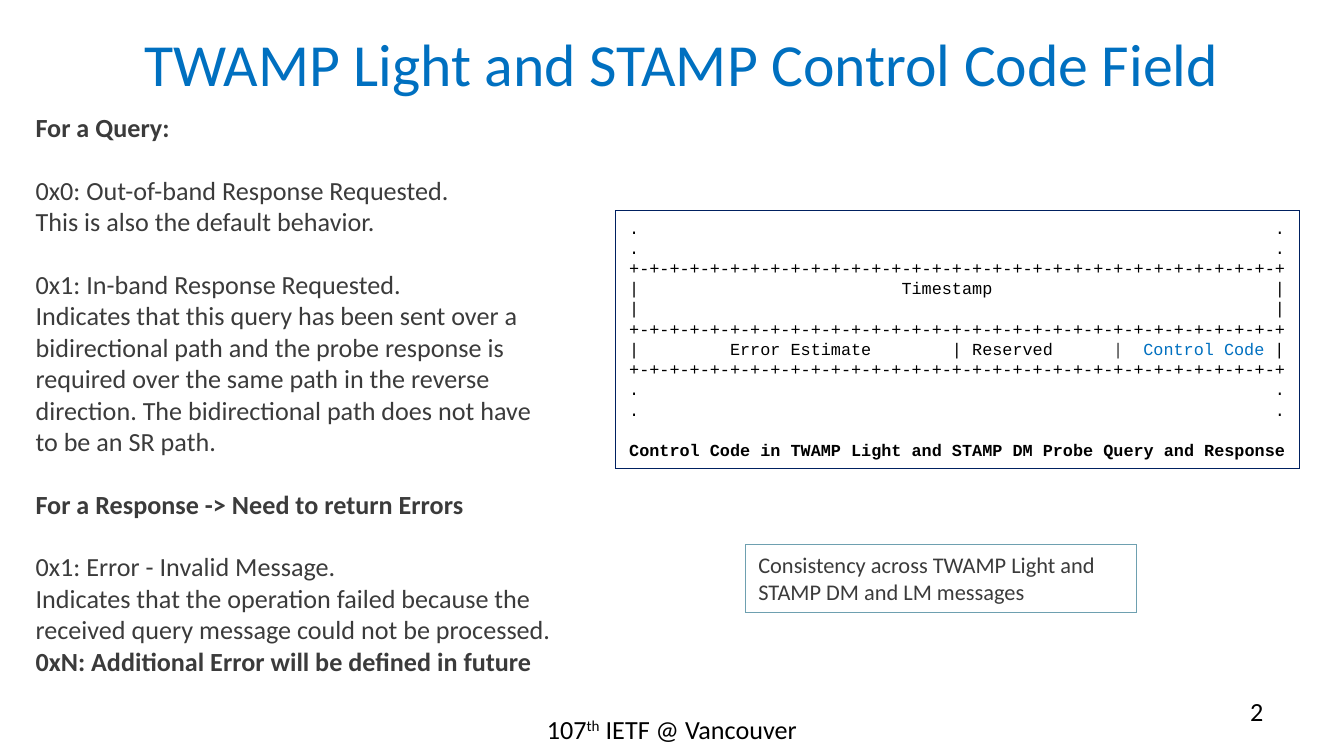
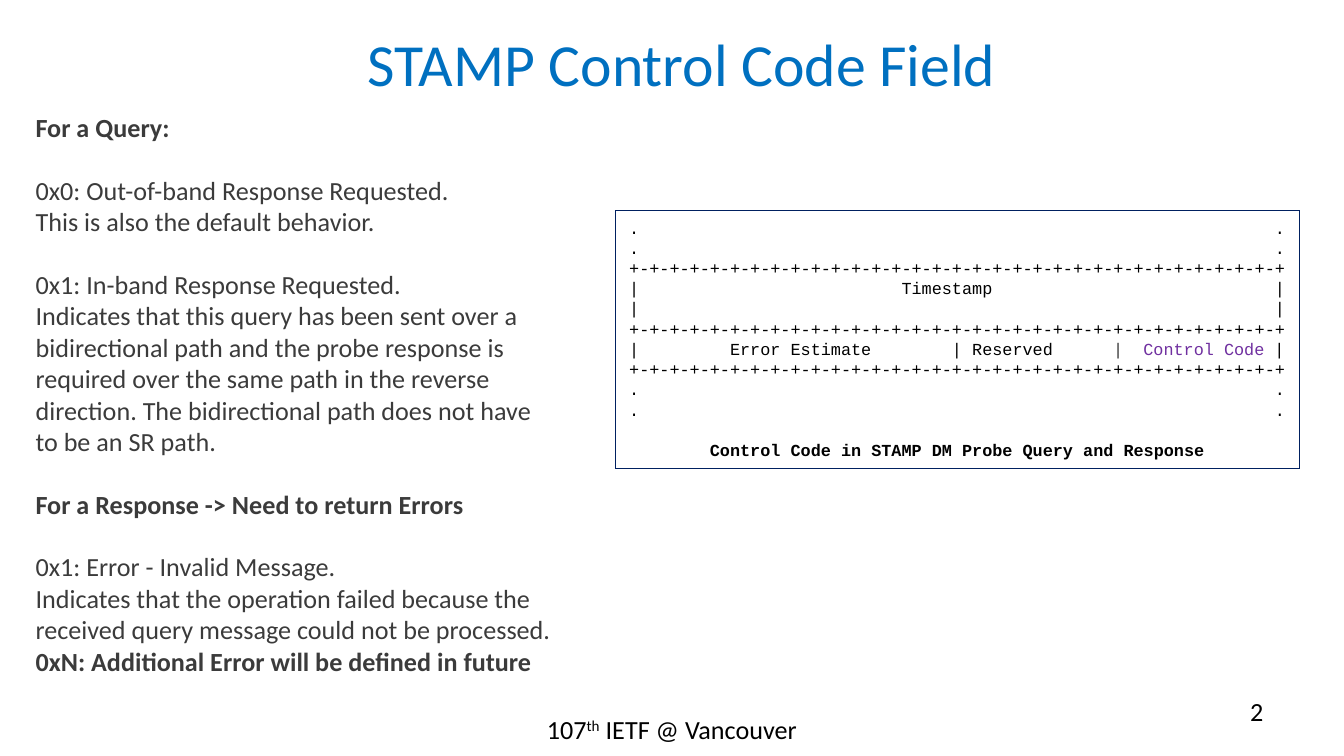
Before and after one commit to rakgandhi/ietf-public, a slide deck: slide 2 of ietf-stamp-session-id-rev1.pptx. Drawn at 1344x756 pixels with LibreOffice and Linux fonts; fonts in the diff are those of the drawing. Boxes give left, top, right and bottom in pixels: in the first picture for what was removed or moved away, otherwise in the second. Text is boxed around its words. In the diff, an @@ line names an element or a change of style, - is before the commit and + after.

```diff
--- a/ietf-stamp-session-id-rev1.pptx
+++ b/ietf-stamp-session-id-rev1.pptx
@@ title at box(367, 44, 995, 87): text changed @@
-TWAMP Light and STAMP Control Code Field
+STAMP Control Code Field
@@ text in rectangle at box(730, 342, 1264, 356): text colour #0070C0 to #7030A0 in "Control Code" @@
@@ text in rectangle at box(710, 443, 1205, 460): text changed @@
-Control Code in TWAMP Light and STAMP DM Probe Query and Response
+Control Code in STAMP DM Probe Query and Response
@@ rectangle removed at box(745, 544, 1136, 612) @@
-Consistency across TWAMP Light and STAMP DM and LM messages
```
Also in this commit, not shown: 6 other slides changed, 1 slide added, 1 other file.
